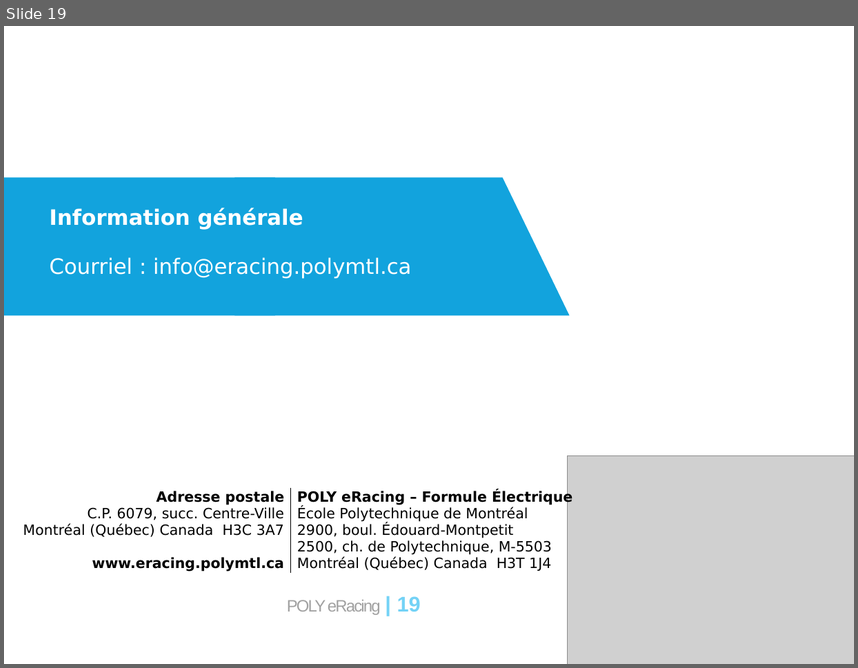
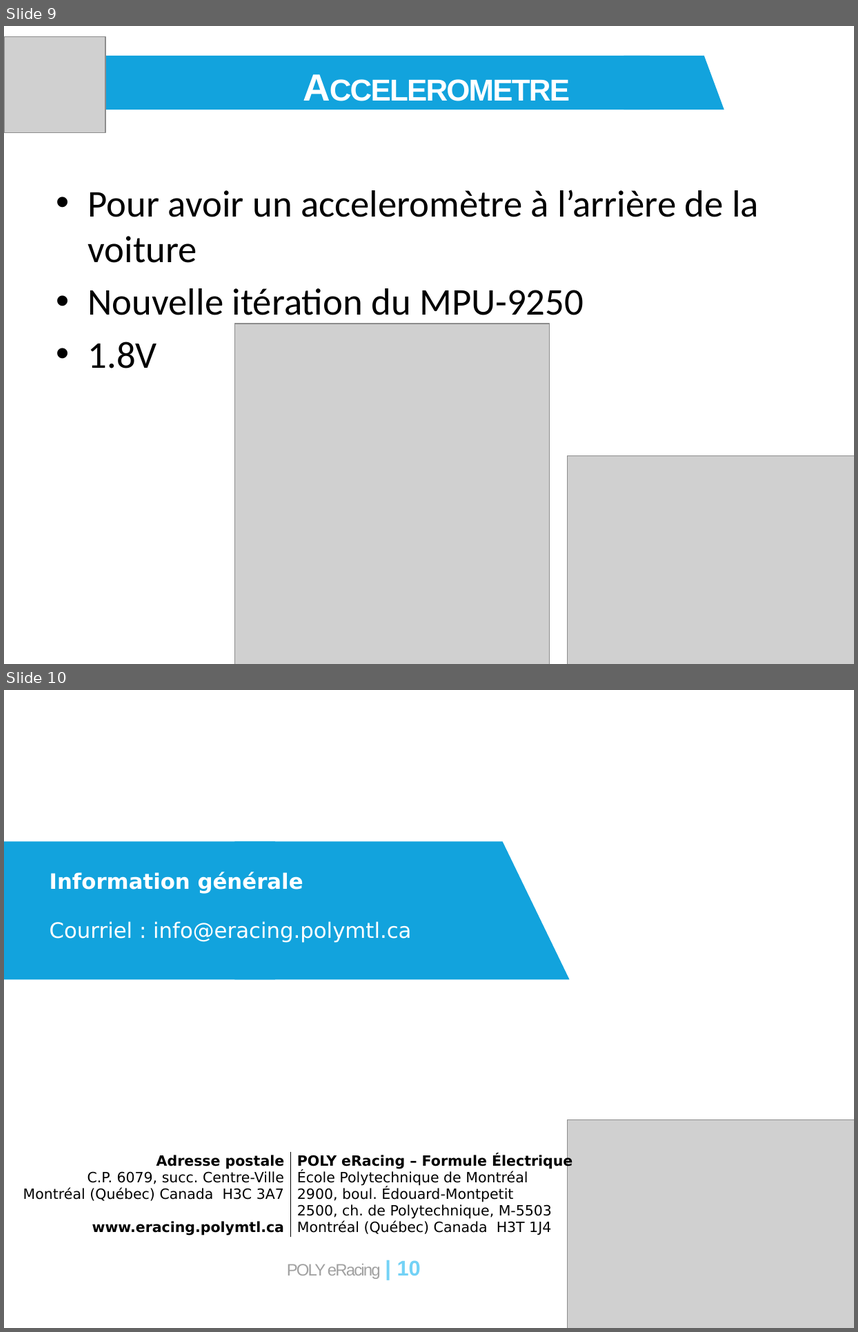
Before and after one commit to eRacing/DAQ, a slide deck: doc/DAQ_v3_DR1.pptx. Shown one above the other, each under a label of ours: slide 19 before the commit, slides 9 and 10 after it. The pictures are 858x668 and 858x1332 pixels, drawn with LibreOffice and Linux fonts; fonts in the diff are those of the drawing; grey boxes stand for pictures. Boxes give left, top, right and bottom in pixels: in the first picture for what was removed or moved away, otherwise in the second. Text is boxed around its words. In the diff, an @@ line names an element or a change of style, - is before the commit and + after.

```diff
--- a/doc/DAQ_v3_DR1.pptx
+++ b/doc/DAQ_v3_DR1.pptx
@@ slide 9 added at bbox=[4, 26, 854, 664], background #FFFFFF @@
@@ picture added at bbox=[4, 37, 105, 133] @@
@@ rectangle added at bbox=[62, 56, 650, 110], fill #12A3DD @@
@@ text added at bbox=[162, 52, 696, 103], 32 pt, text #FFFFFF, bold, small capitals @@
+Accelerometre
@@ flow chart manual input added at bbox=[624, 56, 724, 110], fill #12A3DD @@
@@ text added at bbox=[88, 190, 759, 368], 32 pt, text #000000 @@
+• Pour avoir un acceleromètre à l’arrière de la voiture
+• Nouvelle itération du MPU-9250
+• 1.8V
@@ picture added at bbox=[235, 323, 550, 664] @@
@@ picture added at bbox=[568, 455, 854, 664] @@
@@ what was slide 19 is now slide 10 @@
@@ page number at bbox=[287, 1260, 421, 1279]: text changed @@
-POLY eRacing | 19
+POLY eRacing | 10
```
Also in this commit, not shown: 3 slides changed, 5 other slides added, 15 slides removed, 2 other files.
